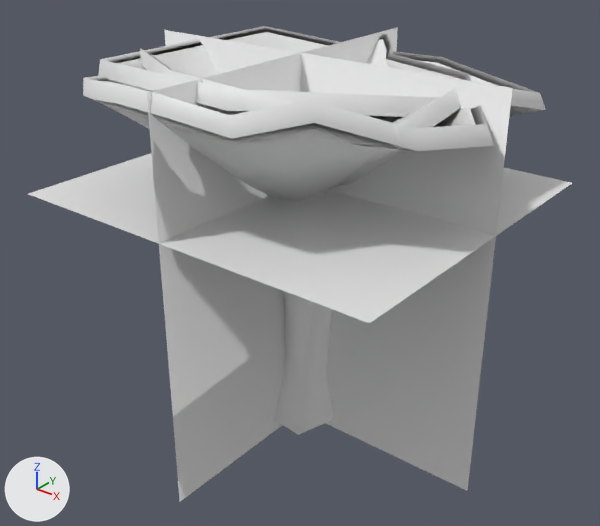
Renders of the glTF model data/models/board/fungus/cup-frilled.glb from each side of a commit.
Before and after are seen from a 50 mm camera at (36.1, -45.2, 41.9) aimed at (0.0, -0.1, 14.0). Lighting does not change. The marker at lower left points along +X, +Y and +Z. The picture after the commit comes second. Materials are left out; every surface is plain grey. Where no turn or scale is listed for an object, it has been applied to the vertices. Vertices at exactly the same position are counted once.

In view in the first picture: 'cup-frilled-lod0.001', 'cup-frilled-lod1.001', 'cup-frilled-lod2.001', 'cup-frilled-lod3.001'.
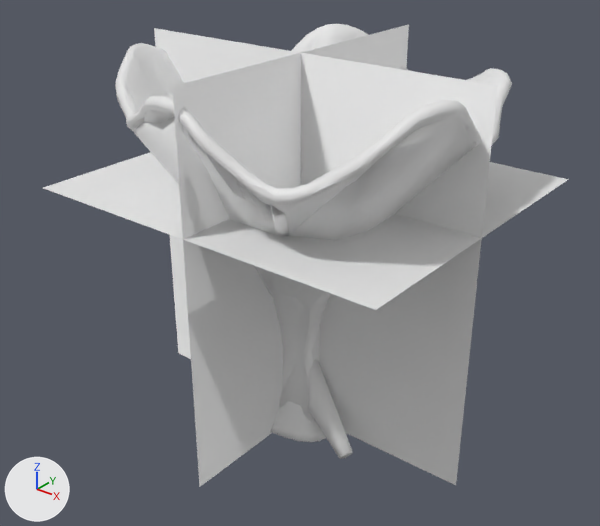
Patch to the scene script:
```diff
--- a/data/models/board/fungus/cup-frilled.glb.py
+++ b/data/models/board/fungus/cup-frilled.glb.py
@@ me_cup_frilled_lod0 @@
-me_cup_frilled_lod0.from_pydata(...)  # 379 vertices, 684 faces; spans x -13.6..15.7, y -14.1..12.2, z 0.0..30.0
+me_cup_frilled_lod0.from_pydata(...)  # 1607 vertices, 3198 faces; spans x -14.8..14.8, y -12.1..13.9, z 0.0..30.0
+# me_cup_frilled_lod0 part 1: the loose piece of 270 vertices spanning x -13.6..15.7, y -14.1..12.2, z 20.1..30.0 is rebuilt with 1562 vertices and now spans x -14.8..14.8, y -12.1..13.9, z 0.3..30.0
+# me_cup_frilled_lod0 part 2: a new loose piece of 15 vertices spanning x -0.3..7.1, y -3.3..0.3, z 0.0..8.3
+# me_cup_frilled_lod0 part 3: 73 vertices removed from x -3.0..3.0, y -3.6..3.1, z 0.0..21.0
+# other edits to the shape of me_cup_frilled_lod0 do not show in these pictures
@@ me_cup_frilled_lod1 @@
-me_cup_frilled_lod1.from_pydata(...)  # 121 vertices, 210 faces; spans x -17.1..13.6, y -10.2..12.6, z 0.0..30.0
+me_cup_frilled_lod1.from_pydata(...)  # 418 vertices, 820 faces; spans x -14.9..14.9, y -12.1..13.9, z 0.0..30.0
+# me_cup_frilled_lod1 part 4: the loose piece of 90 vertices spanning x -17.1..13.6, y -10.2..12.6, z 20.1..30.0 is rebuilt with 388 vertices and now spans x -14.9..14.9, y -12.1..13.9, z 0.3..30.0
+# me_cup_frilled_lod1 part 5
+# 31 vertices are removed from x -3.5..4.1, y -3.0..3.9, z 0.0..21.4
+# 50 faces are deleted
+# 30 vertices are added at x -6.2..7.0, y -5.0..7.4, z 0.0..8.3
+# 48 new faces join them
@@ me_cup_frilled_lod2 @@
-me_cup_frilled_lod2.from_pydata(...)  # 56 vertices, 92 faces; spans x -11.7..12.7, y -10.9..13.7, z 0.0..30.0
+me_cup_frilled_lod2.from_pydata(...)  # 56 vertices, 93 faces; spans x -14.9..14.8, y -11.8..13.9, z 0.0..30.0
+# me_cup_frilled_lod2 part 6: the loose piece of 35 vertices spanning x -11.7..12.7, y -10.9..13.7, z 20.1..30.0 is rebuilt with 47 vertices and now spans x -14.9..14.8, y -11.8..13.9, z 0.3..30.0
+# me_cup_frilled_lod2 part 7: the loose piece of 21 vertices spanning x -3.6..3.6, y -3.6..3.6, z 0.0..21.1 is deleted
+# other edits to the shape of me_cup_frilled_lod2 do not show in these pictures
@@ me_cup_frilled_lod3 @@
-me_cup_frilled_lod3.from_pydata(...)  # 12 vertices, 6 faces; spans x -13.6..15.7, y -14.1..12.2, z 0.0..30.0
-me_cup_frilled_lod3.vertices[0].co = (-13.6, 0.0, 0.0)
-me_cup_frilled_lod3.vertices[1].co = (15.7, 0.0, 0.0)  # pixel (467, 491)
-me_cup_frilled_lod3.vertices[2].co = (15.7, 0.0, 30.0)  # pixel (512, 87)
-me_cup_frilled_lod3.vertices[3].co = (-13.6, 0.0, 30.0)  # pixel (164, 29)
-me_cup_frilled_lod3.vertices[4].co = (0.0, -14.1, 0.0)  # pixel (179, 502)
-me_cup_frilled_lod3.vertices[5].co = (0.0, 12.2, 0.0)
-me_cup_frilled_lod3.vertices[6].co = (0.0, 12.2, 30.0)  # pixel (397, 27)
-me_cup_frilled_lod3.vertices[7].co = (0.0, -14.1, 30.0)  # pixel (146, 92)
-me_cup_frilled_lod3.vertices[8].co = (-13.6, -14.1, 20.6)  # pixel (27, 193)
-me_cup_frilled_lod3.vertices[9].co = (15.7, -14.1, 20.6)  # pixel (369, 323)
-me_cup_frilled_lod3.vertices[10].co = (15.7, 12.2, 20.6)  # pixel (572, 182)
-me_cup_frilled_lod3.vertices[11].co = (-13.6, 12.2, 20.6)
+me_cup_frilled_lod3.from_pydata(...)  # 12 vertices, 6 faces; spans x -14.8..14.8, y -12.1..13.9, z 0.0..30.0
+# me_cup_frilled_lod3 part 8
+me_cup_frilled_lod3.vertices[0].co = (-14.8, 0.0, 0.0)  # pixel (178, 353)
+me_cup_frilled_lod3.vertices[1].co = (14.8, 0.0, 0.0)  # pixel (456, 485)
+me_cup_frilled_lod3.vertices[2].co = (14.8, 0.0, 30.0)  # pixel (497, 85)
+me_cup_frilled_lod3.vertices[3].co = (-14.8, 0.0, 30.0)  # pixel (154, 27)
+me_cup_frilled_lod3.vertices[4].co = (0.0, -12.1, 0.0)  # pixel (199, 487)
+me_cup_frilled_lod3.vertices[5].co = (0.0, 13.9, 0.0)
+me_cup_frilled_lod3.vertices[6].co = (0.0, 13.9, 30.0)  # pixel (408, 24)
+me_cup_frilled_lod3.vertices[7].co = (0.0, -12.1, 30.0)  # pixel (172, 86)
+me_cup_frilled_lod3.vertices[8].co = (-14.8, -12.1, 20.2)  # pixel (41, 187)
+me_cup_frilled_lod3.vertices[9].co = (14.8, -12.1, 20.2)  # pixel (375, 309)
+me_cup_frilled_lod3.vertices[10].co = (14.8, 13.9, 20.2)  # pixel (568, 179)
+me_cup_frilled_lod3.vertices[11].co = (-14.8, 13.9, 20.2)
```

What differs and where, as boxes [x1, y1, x2, y2] in the pictures (600 x 526 px; the box of a moved part takes in the faces that stretch with it):
'cup-frilled-lod3.001', reshaped: before [29, 27, 572, 501]; after [43, 25, 568, 487]
'cup-frilled-lod0.001', reshaped (10% taller): before [83, 33, 494, 427]; after [116, 24, 511, 458]
'cup-frilled-lod2.001', reshaped: before [98, 26, 439, 426]; after [122, 93, 473, 422]
'cup-frilled-lod1.001', reshaped (mostly hidden): before [140, 48, 546, 435]; after [115, 24, 512, 459]
part 1 of me_cup_frilled_lod0, rebuilt (148% taller): before [83, 33, 494, 201]; after [116, 24, 511, 442]
part 2 of me_cup_frilled_lod0, added: after [307, 359, 353, 458]
part 3 of me_cup_frilled_lod0, deleted: before [284, 291, 315, 388]
part 4 of me_cup_frilled_lod1, rebuilt (mostly hidden): before [140, 48, 546, 187]; after [115, 24, 512, 442]
part 5 of me_cup_frilled_lod1, moved or reshaped: before [279, 302, 331, 435]; after [309, 360, 351, 459]
part 6 of me_cup_frilled_lod2, rebuilt: before [98, 26, 439, 194]; after [122, 93, 473, 422]
part 7 of me_cup_frilled_lod2, deleted: before [273, 193, 335, 426]
